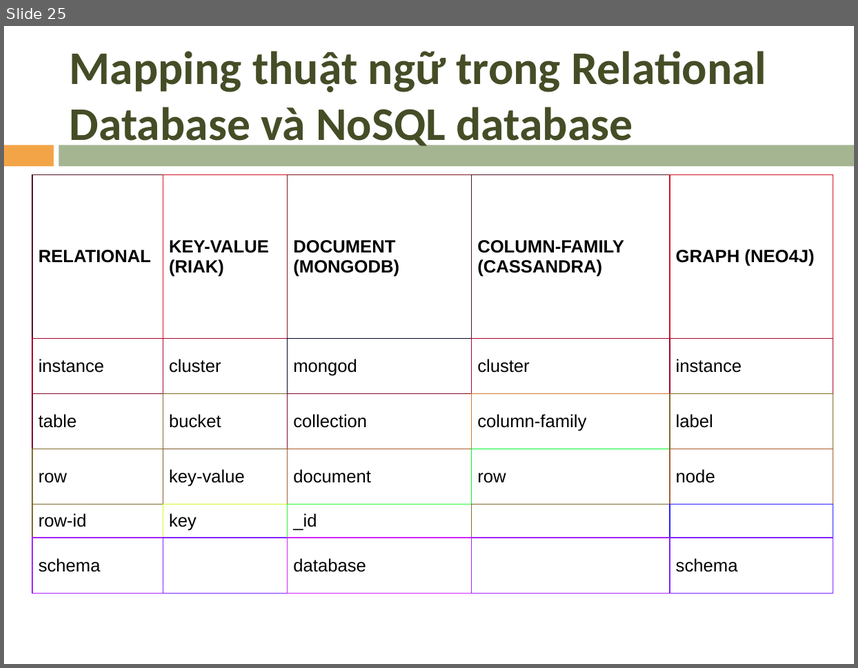
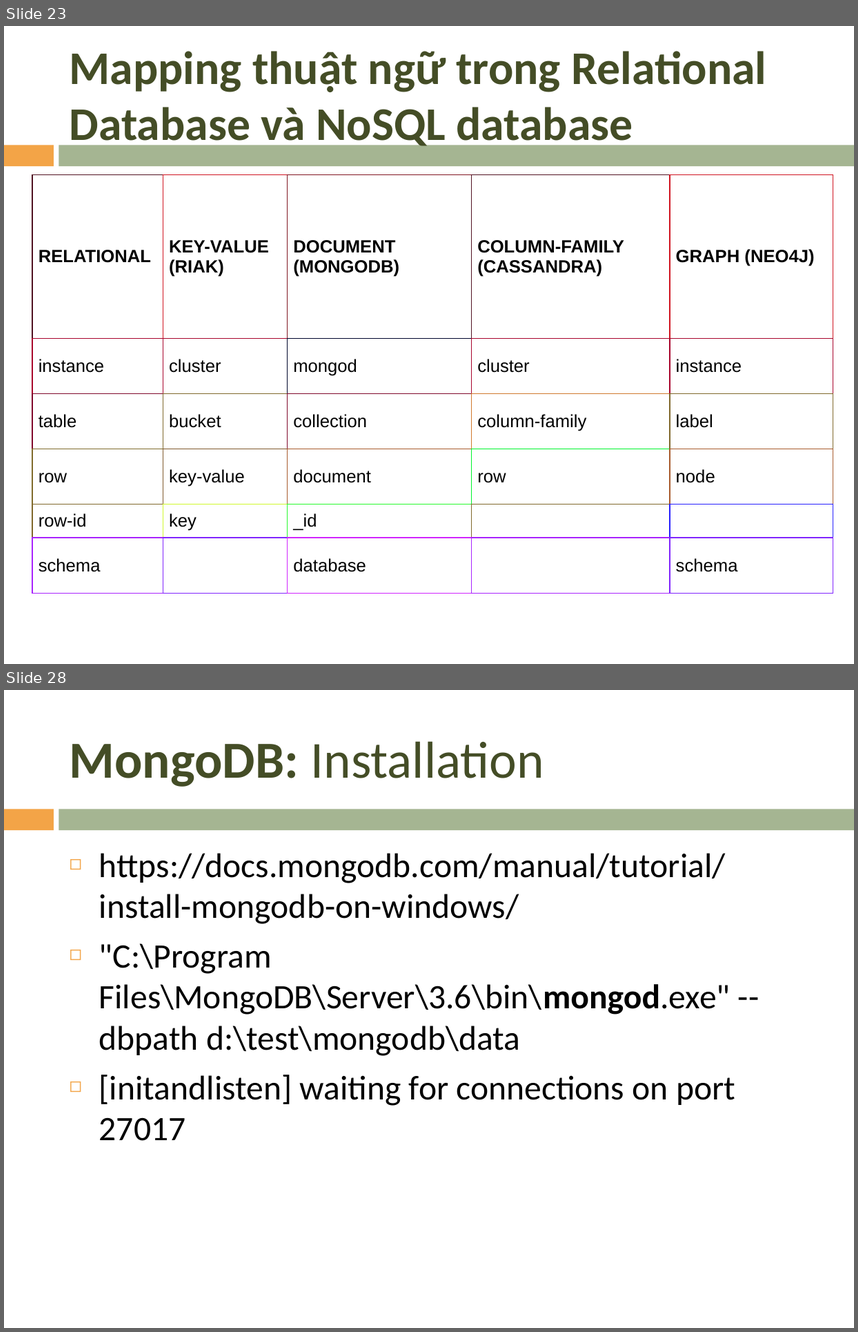
Before and after one commit to mrviit/notes, a slide deck: pp_template/nonsql/NoSQL.pptx. Shown one above the other, each under a label of ours: slide 25 before the commit, slides 23 and 28 after it; the slides between them are not shown. The pictures are 858x668 and 858x1332 pixels, drawn with LibreOffice and Linux fonts; fonts in the diff are those of the drawing; background and template pictures are left out. Boxes give left, top, right and bottom in pixels: in the first picture for what was removed or moved away, otherwise in the second. Text is boxed around its words. In the diff, an @@ line names an element or a change of style, - is before the commit and + after.

Commit message:
mongodb slide

```diff
--- a/pp_template/nonsql/NoSQL.pptx
+++ b/pp_template/nonsql/NoSQL.pptx
@@ slide 28 added at bbox=[4, 690, 854, 1328], background picture (left out); not listed: 2 template elements that a slide beside it also shows @@
@@ title added at bbox=[70, 741, 544, 787], 44 pt, text #444D26 @@
+MongoDB: Installation
@@ text added at bbox=[99, 853, 735, 1141], 29 pt, text #000000 @@
+◻ https://docs.mongodb.com/manual/tutorial/install-mongodb-on-windows/
+◻ "C:\Program Files\MongoDB\Server\3.6\bin\mongod.exe" --dbpath d:\test\mongodb\data
+◻ [initandlisten] waiting for connections on port 27017
@@ what was slide 25 is now slide 23 @@
```
Also in this commit, not shown: 2 slides changed, 11 other slides added, 11 slides removed, 4 other files.
